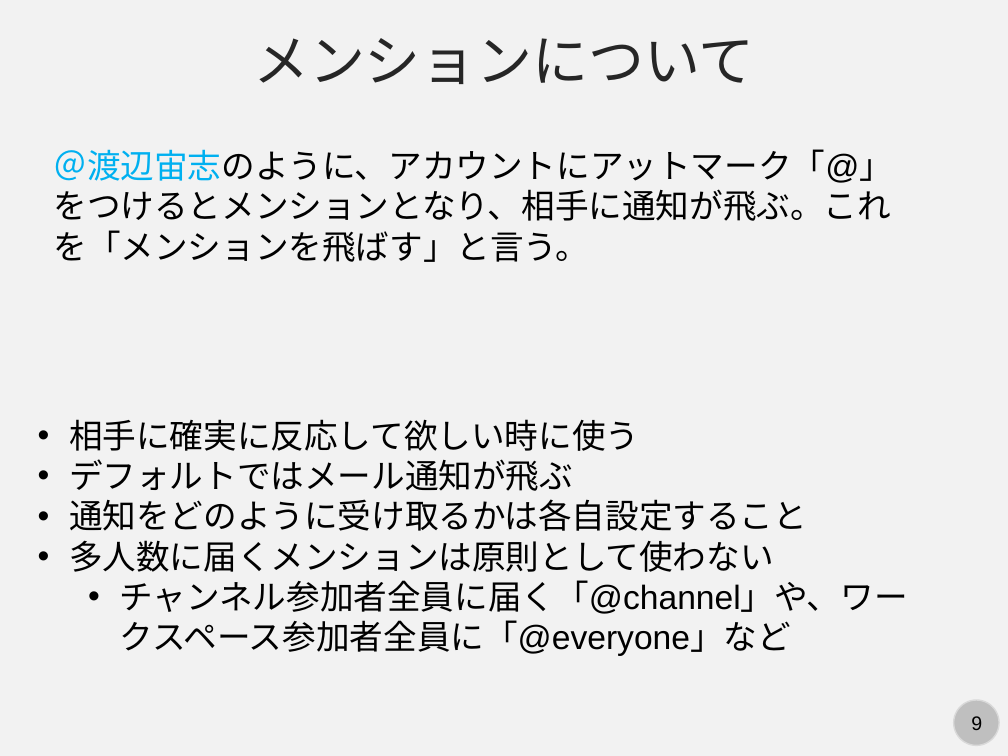
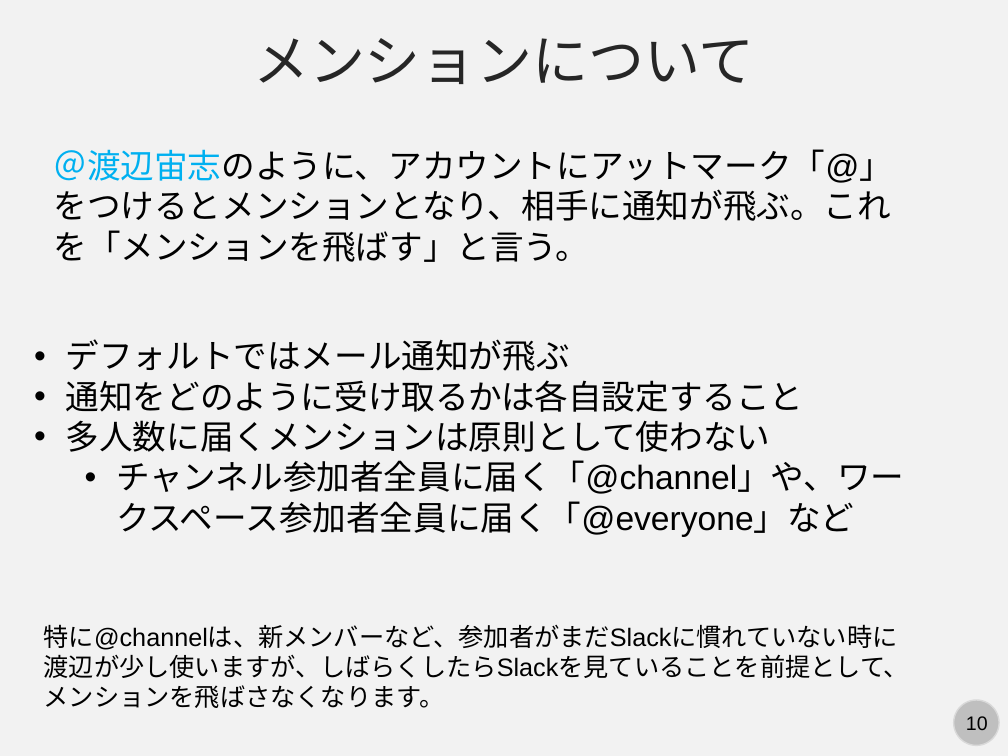
Before and after one commit to kaityo256/lab_startup, a slide deck: slide 10 of slack/slack.pptx (slide 9 before the commit). Drawn at 1008x756 pixels with LibreOffice and Linux fonts; fonts in the diff are those of the drawing. Boxes give left, top, right and bottom in pixels: in the first picture for what was removed or moved away, otherwise in the second. Text is boxed around its words. In the diff, an @@ line names an element or a change of style, - is before the commit and + after.

```diff
--- a/slack/slack.pptx
+++ b/slack/slack.pptx
@@ text "デフォルトではメール通知が飛ぶ": place and size @@
-text "デフォルトではメール通知が飛ぶ" at [69,419,908,656]
+text "デフォルトではメール通知が飛ぶ" at [66,339,904,537]
@@ text at [69,419,639,451]: paragraph removed @@
-• 相手に確実に反応して欲しい時に使う
@@ text at [116,460,904,537]: text changed @@
-  • チャンネル参加者全員に届く「@channel」や、ワークスペース参加者全員に「@everyone」など
+  • チャンネル参加者全員に届く「@channel」や、ワークスペース参加者全員に届く「@everyone」など
@@ text added at [44,624,909,708], 18 pt, text #000000 @@
+特に@channelは、新メンバーなど、参加者がまだSlackに慣れていない時に渡辺が少し使いますが、しばらくしたらSlackを見ていることを前提として、メンションを飛ばさなくなります。
@@ page number at [966,716,988,730]: text changed @@
-9
+10
```
Also in this commit, not shown: 4 other slides changed, 1 slide added, 1 other file.
